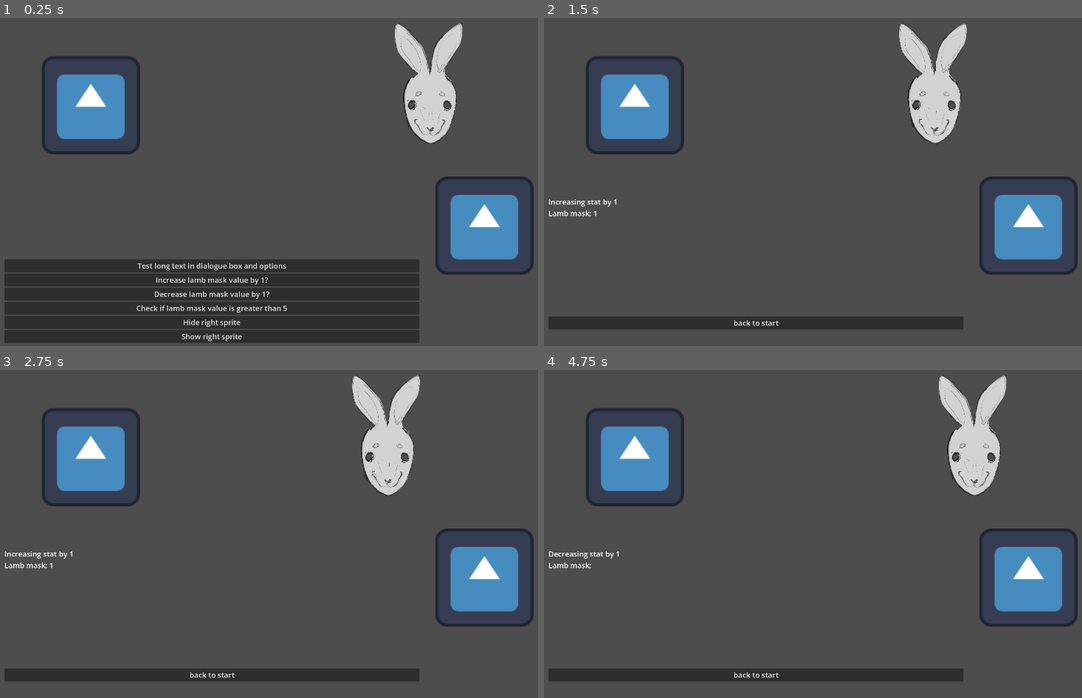
Above: before the commit, frames 1-4 (two rows, left to right).
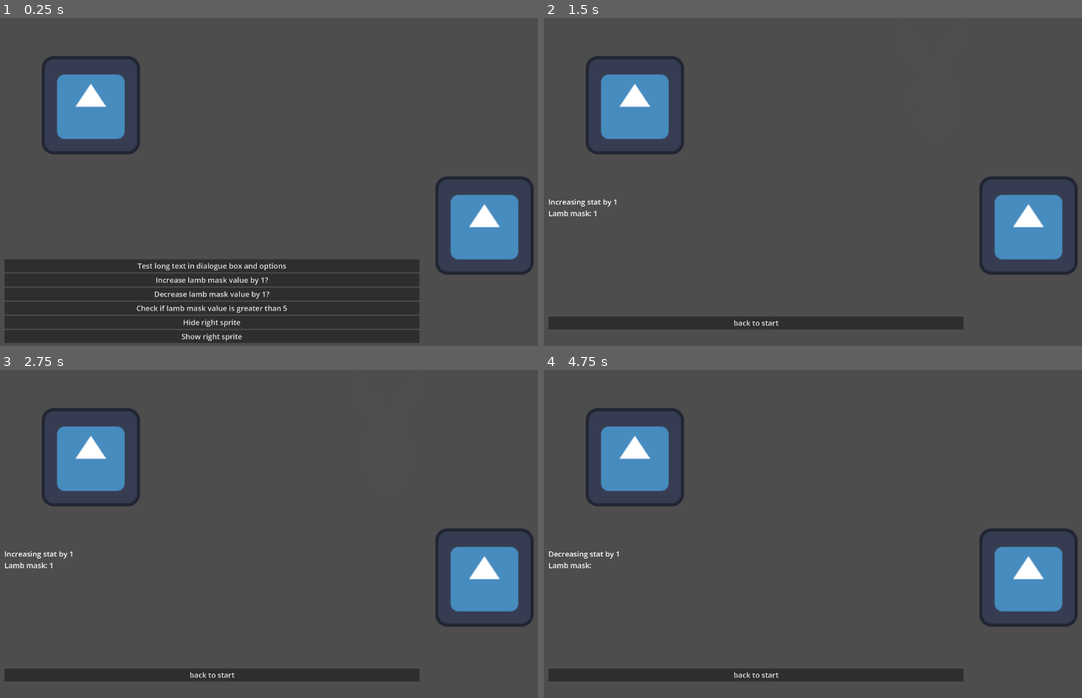
Above: after the commit, the same moments.

Repository: Kaselli/GGJ2026
Game: Godot game, scene res://scenes/game_scene.tscn
Two runs of this game, one before a commit and one after it. Both use one fixed random seed, a clock stepped at 60 frames per second and the inputs below. The engine's default icon, where the game draws it, is replaced by a stand-in: a white triangle on a blue panel in a dark square.
Inputs:
- Up to frame 1 (0.25 s): no input
- Up to frame 2 (1.5 s): click "Increase lamb mask value by 1?" at 0.5 s
- Up to frame 3 (2.75 s): tap Enter at 2 s
- Up to frame 4 (4.75 s): click "back to start" at 2.75 s; click "Decrease lamb mask value by 1?" at 3.5 s

The runs differ from the first frame. In frame 1, 2.7% of the frame differs, in the area x 73-87%, y 1-39%; in frame 2, 2.6%; in frame 3, 2.6%; in frame 4, 2.7%.

Commit message:
update mask slider to also have transparency

Diff:
--- a/scripts/utils/mask_slider.gd
+++ b/scripts/utils/mask_slider.gd
@@ -6,9 +6,11 @@
 var max_slider_value: int = 6
 @export var min_x: float = 1920 * 0.2
 @export var max_x: float = 1920 * 0.8
+@export var transparency_modulation_power: float = 2.5
 
 func _ready():
 	sprite.position.x = max_x
+	sprite.modulate.a = 0.0
 	# Connect to the parent's signal
 	get_parent().get_parent().connect("state_changed", self._on_value_changed)
 	# Connect to signal from another class
@@ -23,7 +25,11 @@
 func _on_value_changed(state_name: String, value: int):
 	if state_name != observed_state_name:
 		return
+
+	var alpha = pow(value / float(max_slider_value), transparency_modulation_power)
+	var tween_alpha = create_tween()
+	tween_alpha.tween_property(sprite, "modulate:a", alpha, 1.0)
+
 	var target_x = lerp(max_x, min_x, value / float(max_slider_value))
-
 	var tween = create_tween()
 	tween.tween_property(sprite, "position:x", target_x, 1.0)
